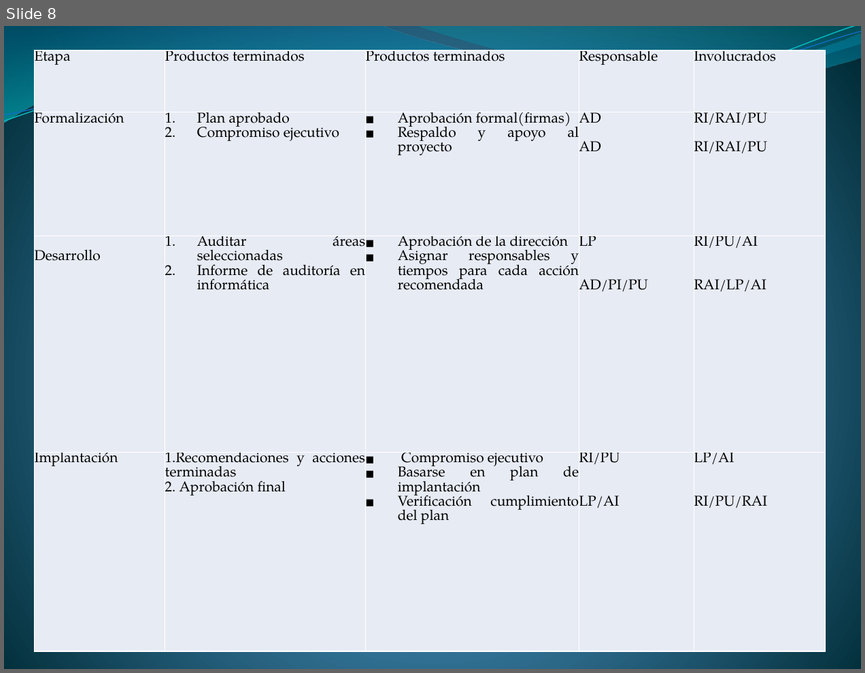
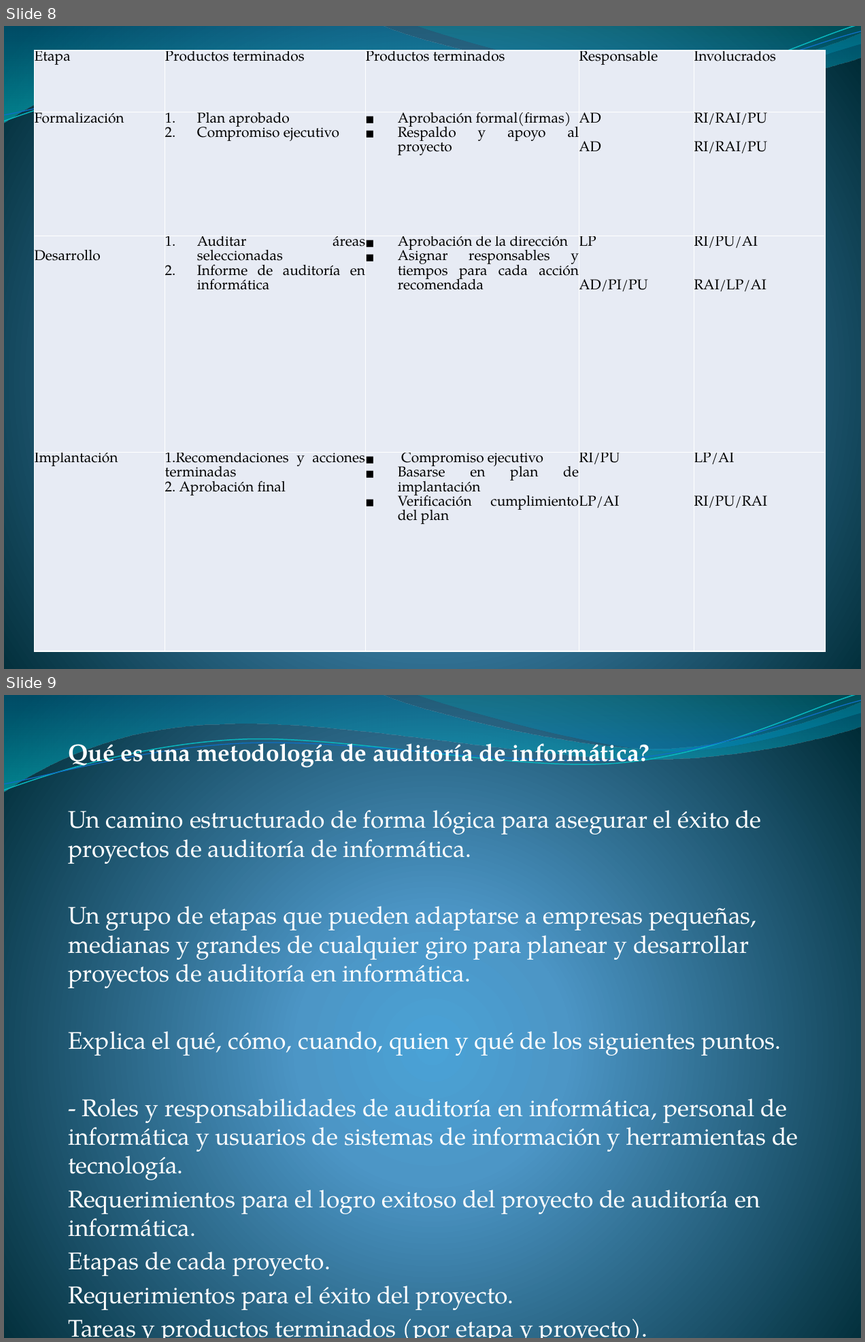
Before and after one commit to lc850/auditoria, a slide deck: Metodología para el desarrollo e implantación en la.pptx. Shown one above the other, each under a label of ours: slide 8 before the commit, slides 8 and 9 after it. The pictures are 865x673 and 865x1342 pixels, drawn with LibreOffice and Linux fonts; fonts in the diff are those of the drawing. Boxes give left, top, right and bottom in pixels: in the first picture for what was removed or moved away, otherwise in the second. Text is boxed around its words. In the diff, an @@ line names an element or a change of style, - is before the commit and + after.

```diff
--- a/Metodología para el desarrollo e implantación en la.pptx
+++ b/Metodología para el desarrollo e implantación en la.pptx
@@ slide 9 added at (4, 695, 861, 1338), background gradient #4AA0D6 to #4C98C7 to #002C38; not listed: 4 template elements that a slide beside it also shows @@
@@ subtitle added at (68, 739, 798, 1310), 20.1 pt, text #FFFFFF @@
+Qué es una metodología de auditoría de informática?
+Un camino estructurado de forma lógica para asegurar el éxito de proyectos de auditoría de informática.
+Un grupo de etapas que pueden adaptarse a empresas pequeñas, medianas y grandes de cualquier giro para planear y desarrollar proyectos de auditoría en informática.
+Explica el qué, cómo, cuando, quien y qué de los siguientes puntos.
+- Roles y responsabilidades de auditoría en informática, personal de informática y usuarios de sistemas de información y herramientas de tecnología.
+Requerimientos para el logro exitoso del proyecto de auditoría en informática.
+Etapas de cada proyecto.
+Requerimientos para el éxito del proyecto.
+Tareas y productos terminados (por etapa y proyecto).
+Técnicas y herramientas.
```
Also in this commit, not shown: 8 other slides added.
